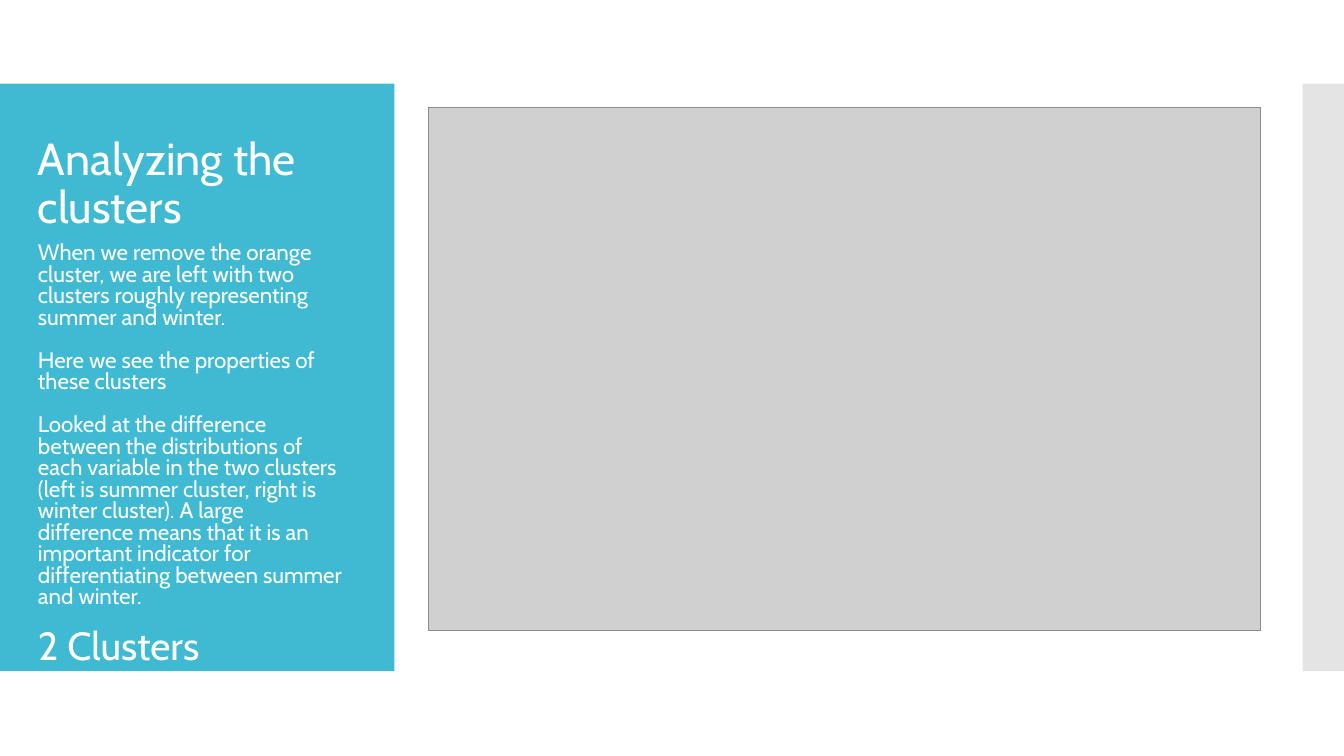
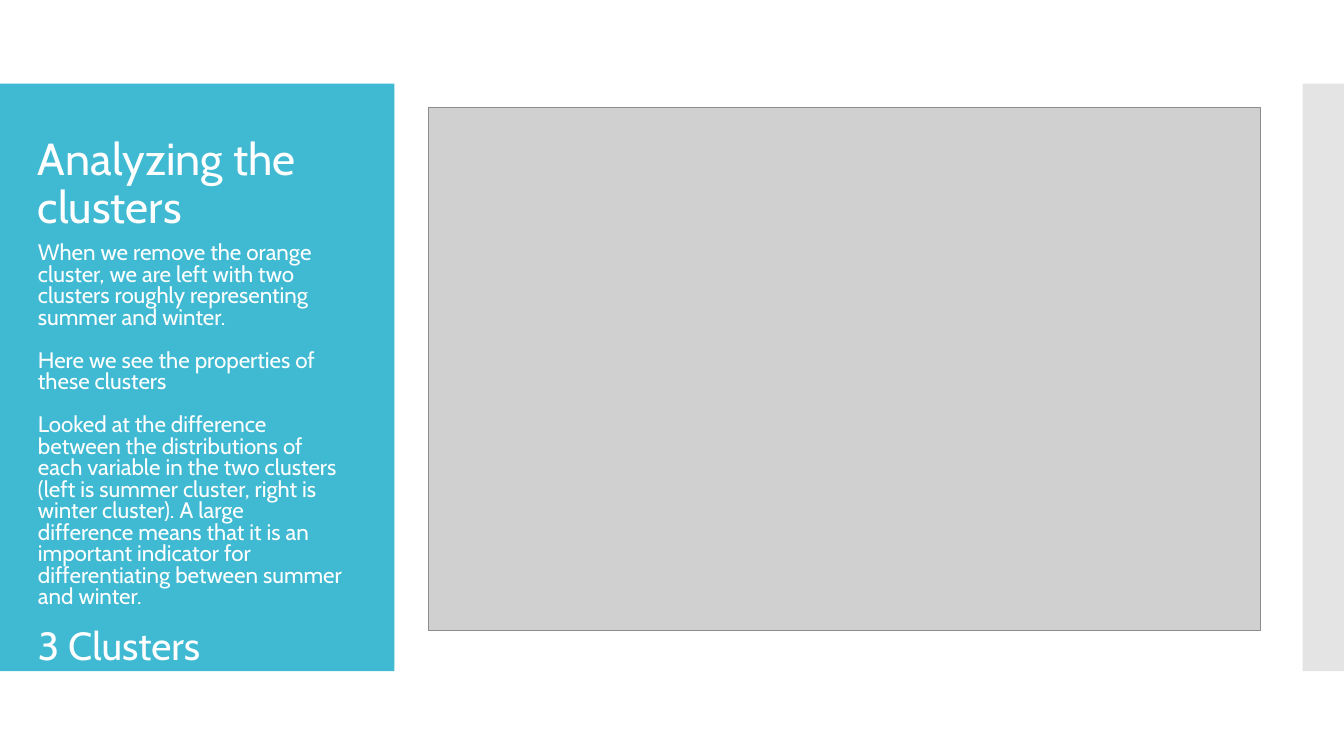
Before and after one commit to Deltares-Climate-Change/Deltares-Climate-Change, a slide deck: slide 6 of Presentations/Climate Change project update week 3 copy simon.pptx. Drawn at 1344x756 pixels with LibreOffice and Linux fonts; fonts in the diff are those of the drawing; grey boxes stand for pictures. Boxes give left, top, right and bottom in pixels: in the first picture for what was removed or moved away, otherwise in the second. Text is boxed around its words. In the diff, an @@ line names an element or a change of style, - is before the commit and + after.

```diff
--- a/Presentations/Climate Change project update week 3 copy simon.pptx
+++ b/Presentations/Climate Change project update week 3 copy simon.pptx
@@ text at <box>38,630,200,661</box>: text changed @@
-2 Clusters
+3 Clusters
```
